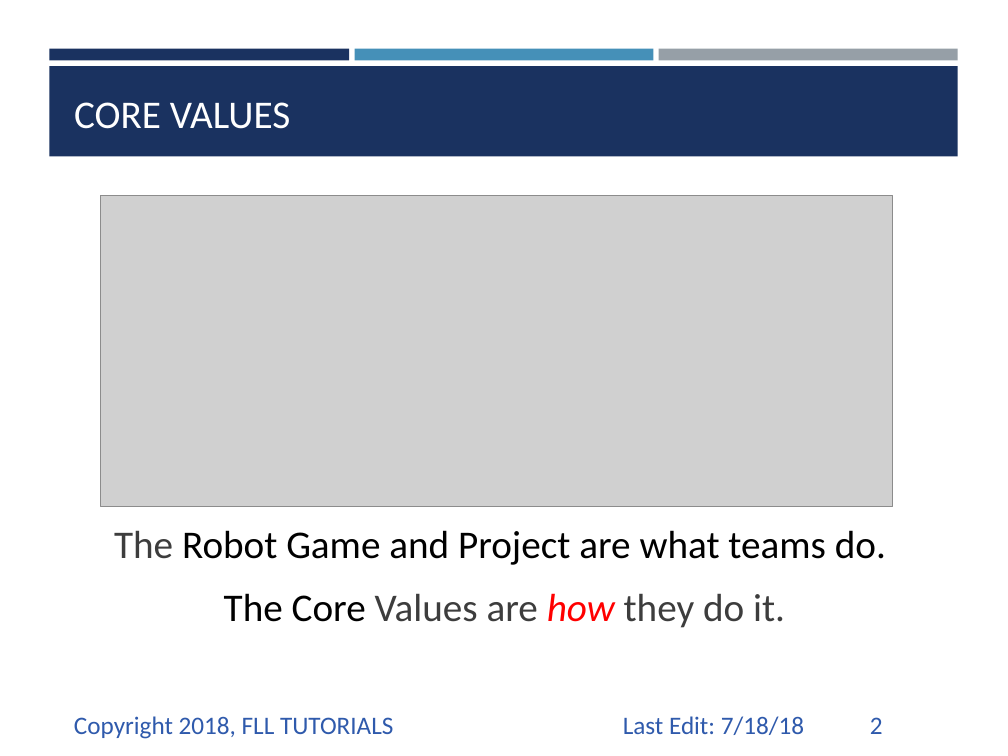
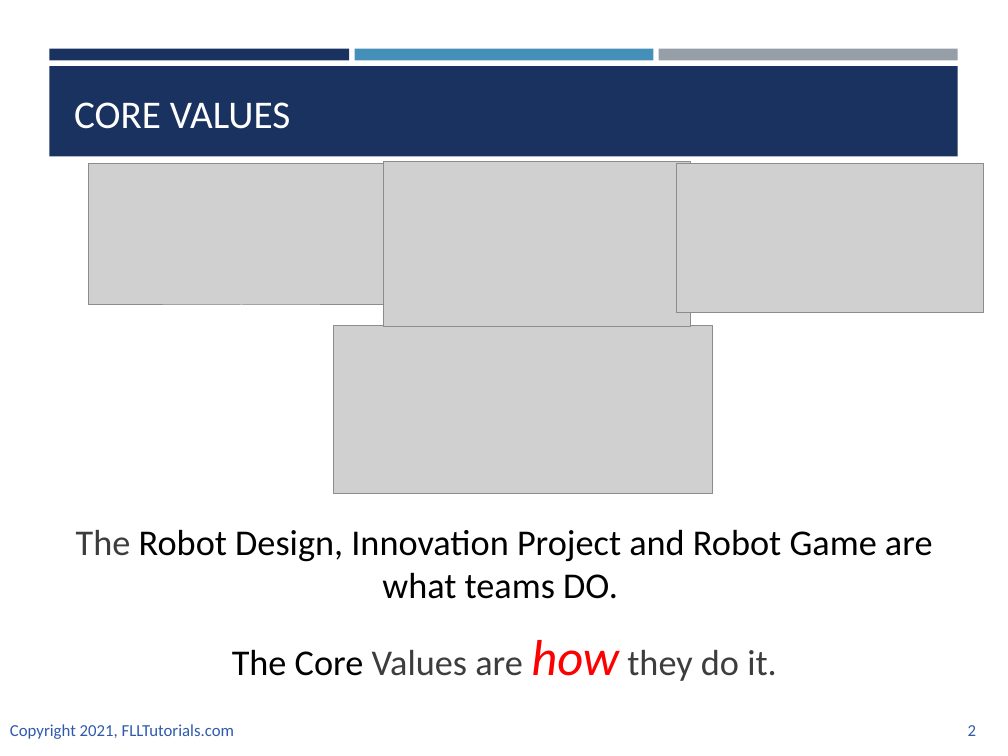
Before and after one commit to ev3lessons/FLL-Tutorials, a slide deck: slide 2 of translations/en-us/CoreValues/IntroductiontoCV.pptx. Drawn at 1008x756 pixels with LibreOffice and Linux fonts; fonts in the diff are those of the drawing; grey boxes stand for pictures. Boxes give left, top, right and bottom in pixels: in the first picture for what was removed or moved away, otherwise in the second. Text is boxed around its words. In the diff, an @@ line names an element or a change of style, - is before the commit and + after.

Commit message:
Core Values Lessons updated for new judging and CV

```diff
--- a/translations/en-us/CoreValues/IntroductiontoCV.pptx
+++ b/translations/en-us/CoreValues/IntroductiontoCV.pptx
@@ picture added at (88,163,394,305) @@
@@ picture added at (383,161,689,327) @@
@@ picture added at (676,163,983,312) @@
@@ picture removed at (101,196,893,507) @@
@@ picture added at (334,326,713,494) @@
@@ text at (76,529,933,599): text changed; size 28 to 25.9 pt @@
-The Robot Game and Project are what teams do.
+The Robot Design, Innovation Project and Robot Game are what teams DO.
@@ text at (232,640,777,681): size 28 to 25.9 pt in "The Core Values are they do it."; size 28 to 36.1 pt in "how" @@
@@ text removed at (623,716,804,735) @@
-Last Edit: 7/18/18
@@ page number: place and size @@
-page number at (870,717,883,734)
+page number at (968,725,976,736)
@@ page number at (968,725,976,736): size 18 to 12 pt @@
@@ text at (10,724,234,739): text changed; size 18 to 12 pt @@
-Copyright 2018, FLL TUTORIALS
+Copyright 2021, FLLTutorials.com
```
Also in this commit, not shown: 8 other slides changed, 1 slide added, 1 slide removed, 6 other files.
